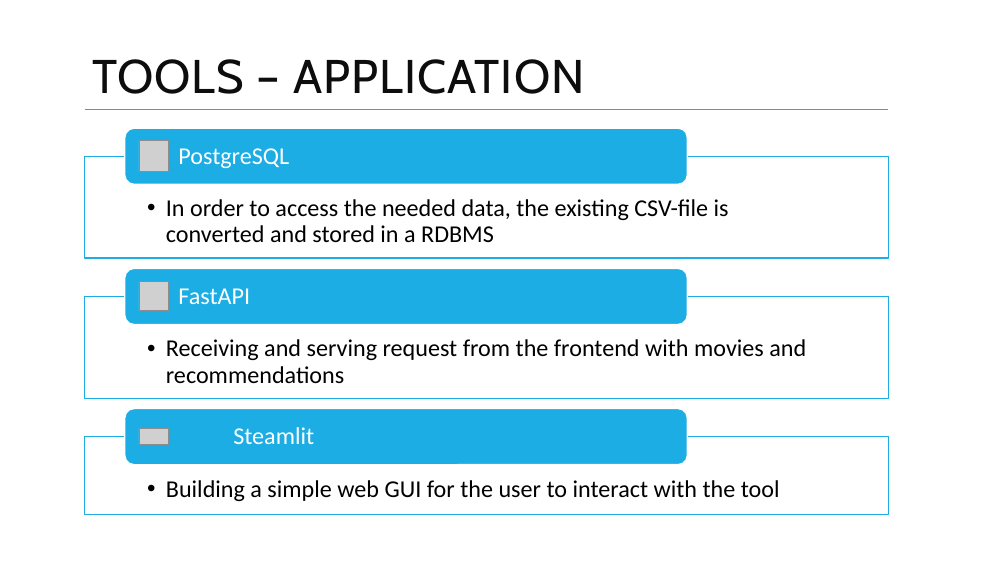
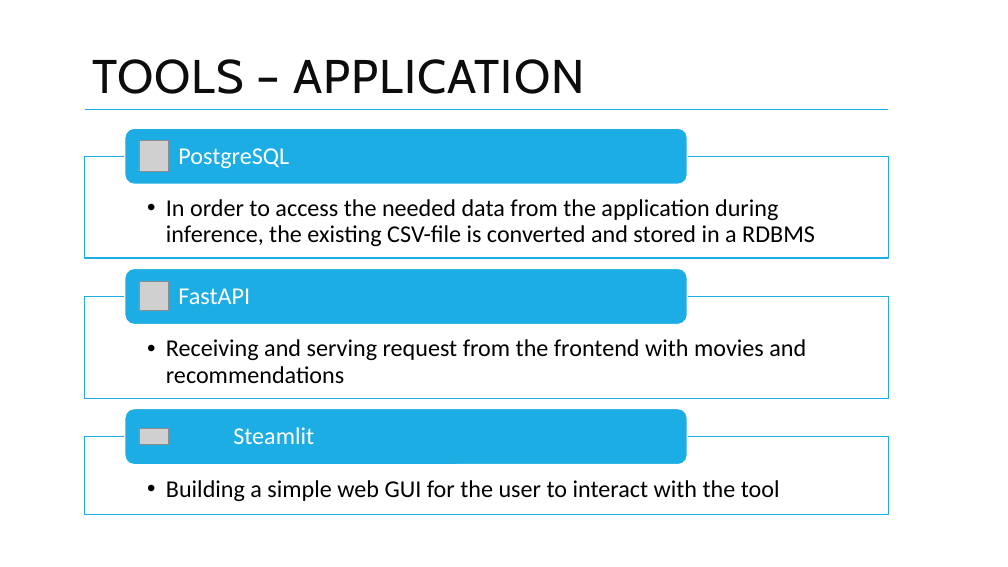
Before and after one commit to HemaNaidu91/tsm_mach_le_data, a slide deck: slide 6 of project_documents/pitch_deck_cinematch.pptx. Drawn at 1008x567 pixels with LibreOffice and Linux fonts; fonts in the diff are those of the drawing; grey boxes stand for pictures; background and template pictures are left out. Boxes give left, top, right and bottom in pixels: in the first picture for what was removed or moved away, otherwise in the second. Text is boxed around its words. In the diff, an @@ line names an element or a change of style, - is before the commit and + after.

```diff
--- a/project_documents/pitch_deck_cinematch.pptx
+++ b/project_documents/pitch_deck_cinematch.pptx
@@ text at (166, 199, 815, 246): text changed @@
-  • In order to access the needed data, the existing CSV-file is converted and stored in a RDBMS
+  • In order to access the needed data from the application during inference, the existing CSV-file is converted and stored in a RDBMS
```
Also in this commit, not shown: 1 other slide changed.
